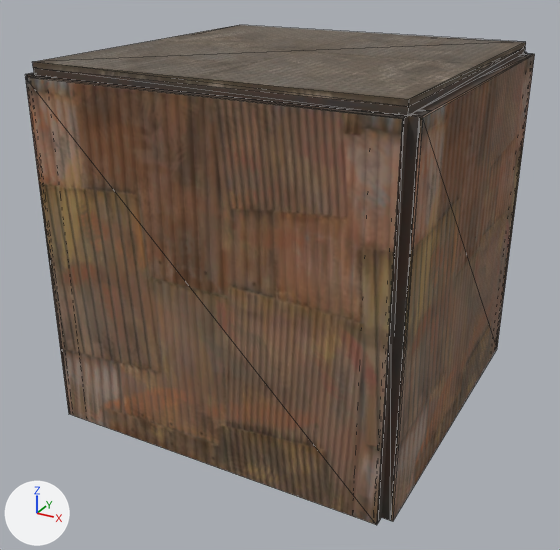
The glTF model public/models/square-foundation.metal.glb, before and after one commit.
Rendered twice from a 50 mm lens placed at (3.05, -5.88, 0.98), pointed at (-0.06, -0.23, -1.84). The axes (+X, +Y, +Z) are drawn at lower left. The lights are the same throughout. The picture after the commit comes second. Mesh edges are drawn as thin lines. Vertices at exactly the same position are counted once.

Before the edit, the objects in view are built like this:
```python
me_square_foundation_metal = bpy.data.meshes.new('square-foundation.metal')
me_square_foundation_metal.from_pydata(...)  # 416 vertices, 524 faces; spans x -1.59..1.59, y -1.59..1.59, z -3.0..0.1
me_square_foundation_metal.materials.append(mat_atlas_wood_stone_metal)
ob_square_foundation_metal = bpy.data.objects.new('square-foundation.metal', me_square_foundation_metal)
ob_square_foundation_metal.location = (0.0, 0.0, 0.0)
```
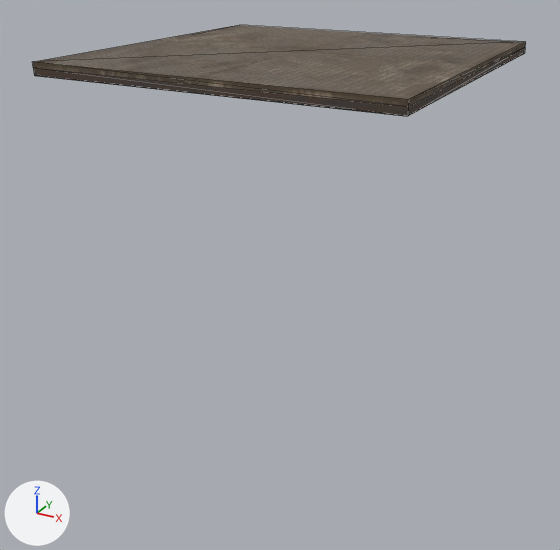
What differs and where, as boxes (x1, y1, x2, y2) in the pictures (560 x 550 px):
'square-foundation.metal', reshaped (81% shorter): before (25, 25, 535, 525); after (32, 25, 526, 117)
part 1 of me_square_foundation_metal, deleted (brown): before (25, 52, 535, 525)

Patch to the scene script:
```diff
--- a/public/models/square-foundation.metal.glb.py
+++ b/public/models/square-foundation.metal.glb.py
@@ me_square_foundation_metal @@
 # used by ob_square_foundation_metal; location = (0.0, 0.0, 0.0)
-me_square_foundation_metal.from_pydata(...)  # 416 vertices, 524 faces; spans x -1.59..1.59, y -1.59..1.59, z -3.0..0.1
+me_square_foundation_metal.from_pydata(...)  # 88 vertices, 108 faces; spans x -1.5..1.5, y -1.5..1.5, z 0.0..0.1
+# me_square_foundation_metal part 1: 16 loose pieces with 328 vertices, spanning x -1.59..1.59, y -1.59..1.59, z -3.0..0.0, are deleted
 me_square_foundation_metal.materials.append(mat_atlas_wood_stone_metal)
```
